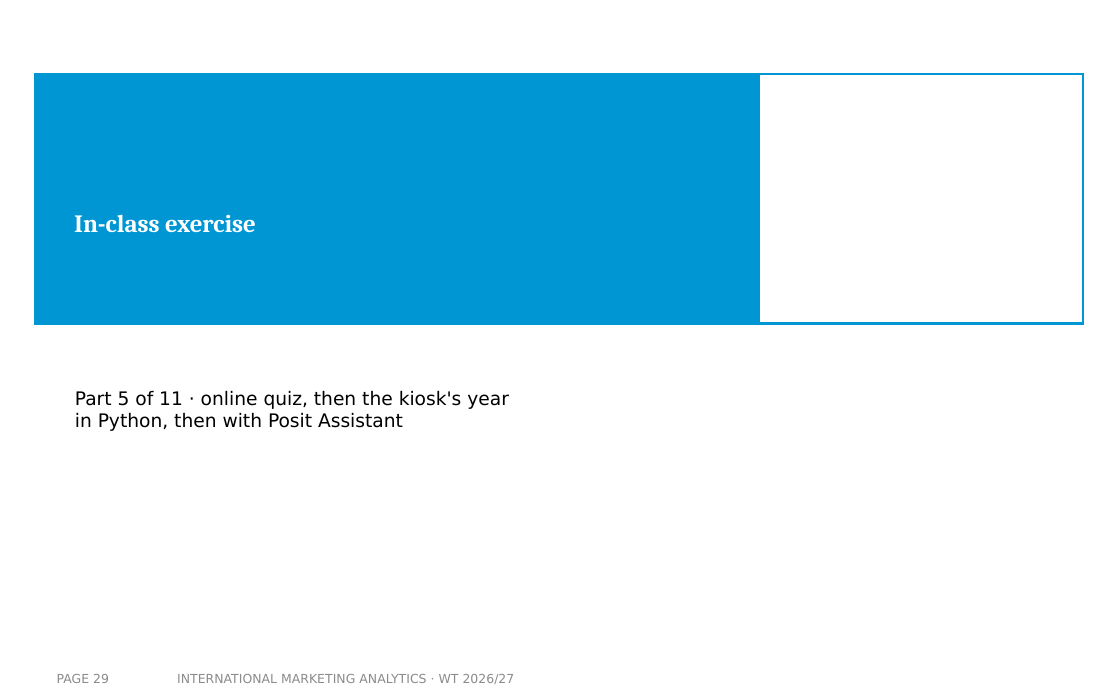
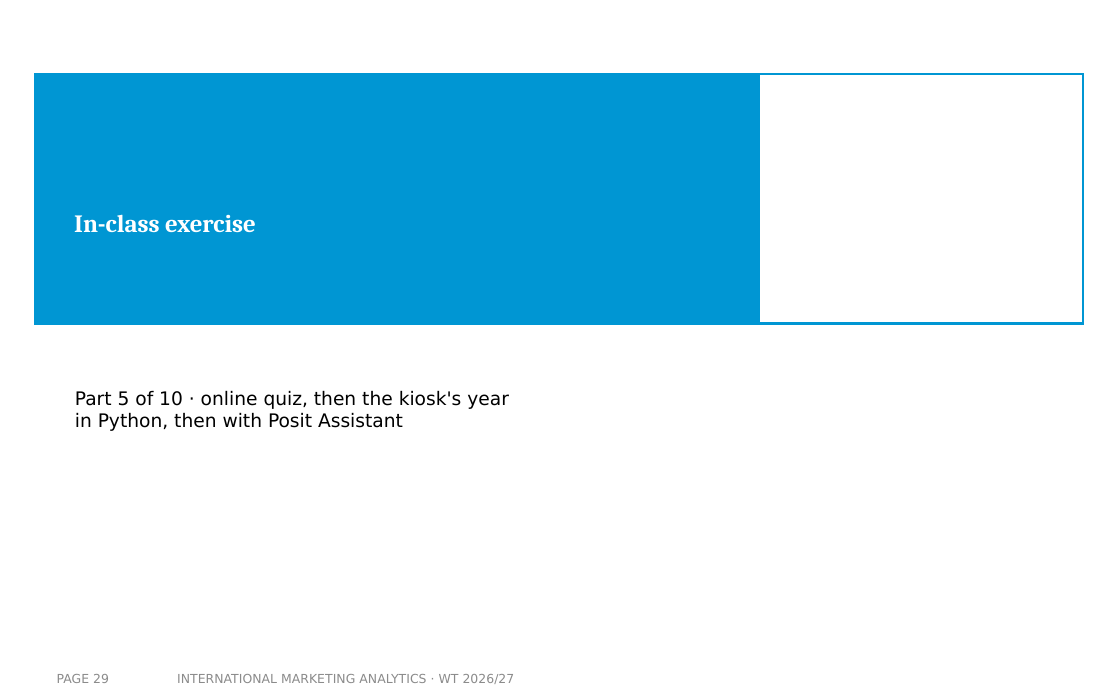
Before and after one commit to arnefloh-wu/international-marketing-analytics-teaching, a slide deck: slide 29 of slides/01b_statistics-and-regression_WT26-27.pptx. Drawn at 1120x700 pixels with LibreOffice and Linux fonts; fonts in the diff are those of the drawing; background and template pictures are left out. Boxes give left, top, right and bottom in pixels: in the first picture for what was removed or moved away, otherwise in the second. Text is boxed around its words. In the diff, an @@ line names an element or a change of style, - is before the commit and + after.

```diff
--- a/slides/01b_statistics-and-regression_WT26-27.pptx
+++ b/slides/01b_statistics-and-regression_WT26-27.pptx
@@ text at <box>75,390,509,431</box>: text changed @@
-Part 5 of 11 · online quiz, then the kiosk's year in Python, then with Posit Assistant
+Part 5 of 10 · online quiz, then the kiosk's year in Python, then with Posit Assistant
```
Also in this commit, not shown: 15 other slides changed, 2 slides added, 3 slides removed, 5 other files.
